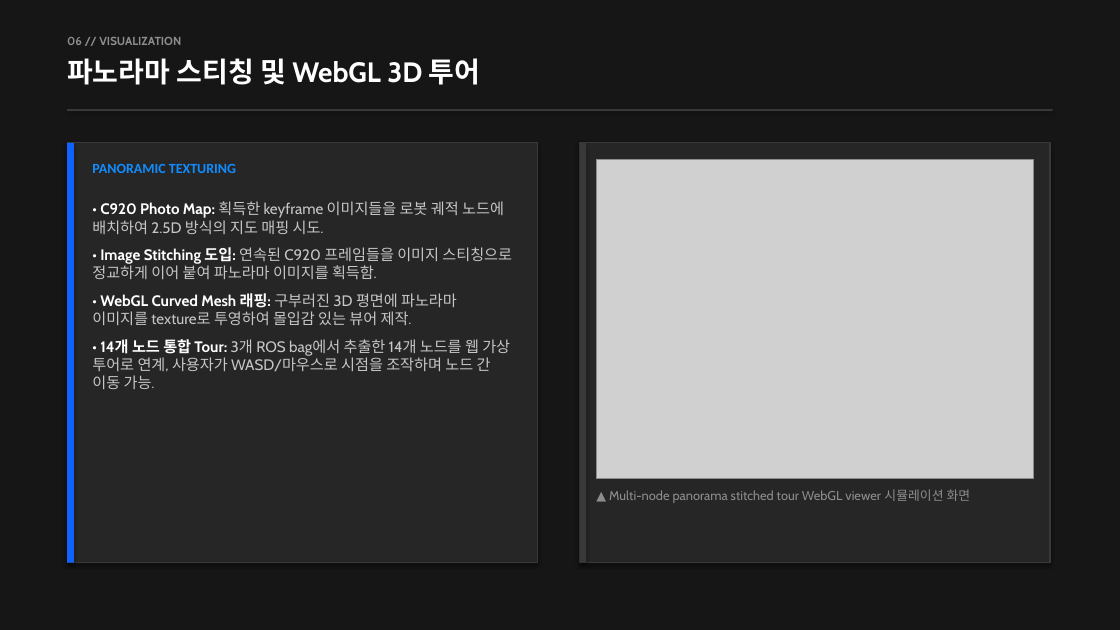
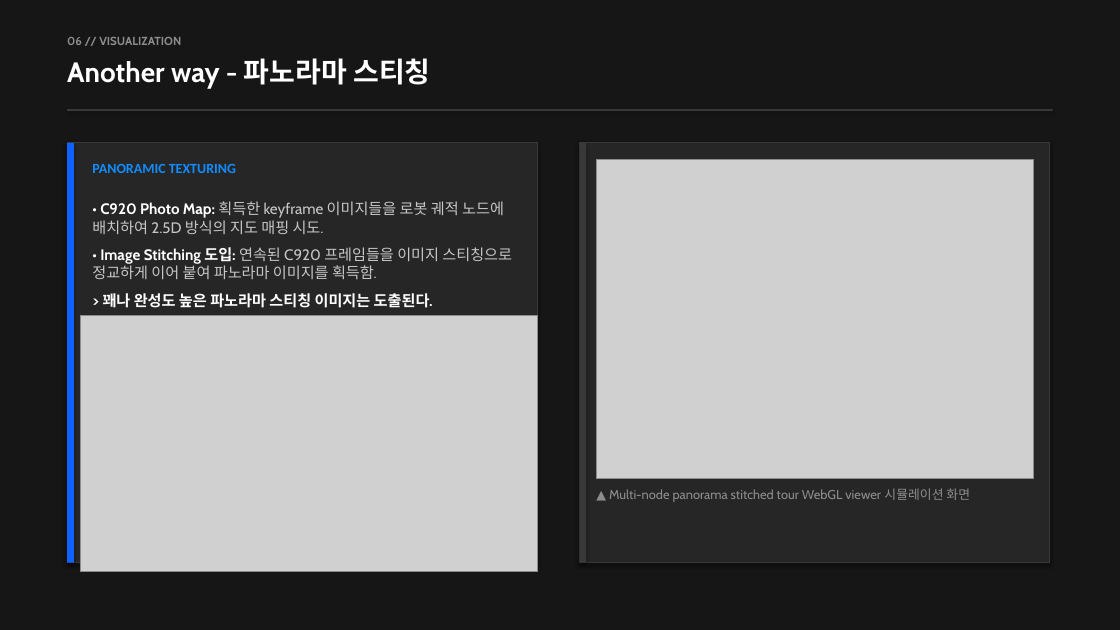
Before and after one commit to emjdp/hyper_turtle_project, a slide deck: slide 9 of docs/report/pres.pptx. Drawn at 1120x630 pixels with LibreOffice and Linux fonts; fonts in the diff are those of the drawing; grey boxes stand for pictures. Boxes give left, top, right and bottom in pixels: in the first picture for what was removed or moved away, otherwise in the second. Text is boxed around its words. In the diff, an @@ line names an element or a change of style, - is before the commit and + after.

```diff
--- a/docs/report/pres.pptx
+++ b/docs/report/pres.pptx
@@ text at (x1=67, y1=58, x2=430, y2=89): text changed @@
-파노라마 스티칭 및 WebGL 3D 투어
+Another way - 파노라마 스티칭
@@ text at (x1=103, y1=293, x2=433, y2=308): text changed; text colour #C6C6C6 to #FFFFFF; bold on @@
-• WebGL Curved Mesh 래핑: 구부러진 3D 평면에 파노라마 이미지를 texture로 투영하여 몰입감 있는 뷰어 제작.
-• 14개 노드 통합 Tour: 3개 ROS bag에서 추출한 14개 노드를 웹 가상 투어로 연계, 사용자가 WASD/마우스로 시점을 조작하며 노드 간 이동 가능.
+> 꽤나 완성도 높은 파노라마 스티칭 이미지는 도출된다.
@@ picture added at (x1=81, y1=315, x2=538, y2=572) @@
```
Also in this commit, not shown: 5 other slides changed, 2 slides added, 1 slide removed.
